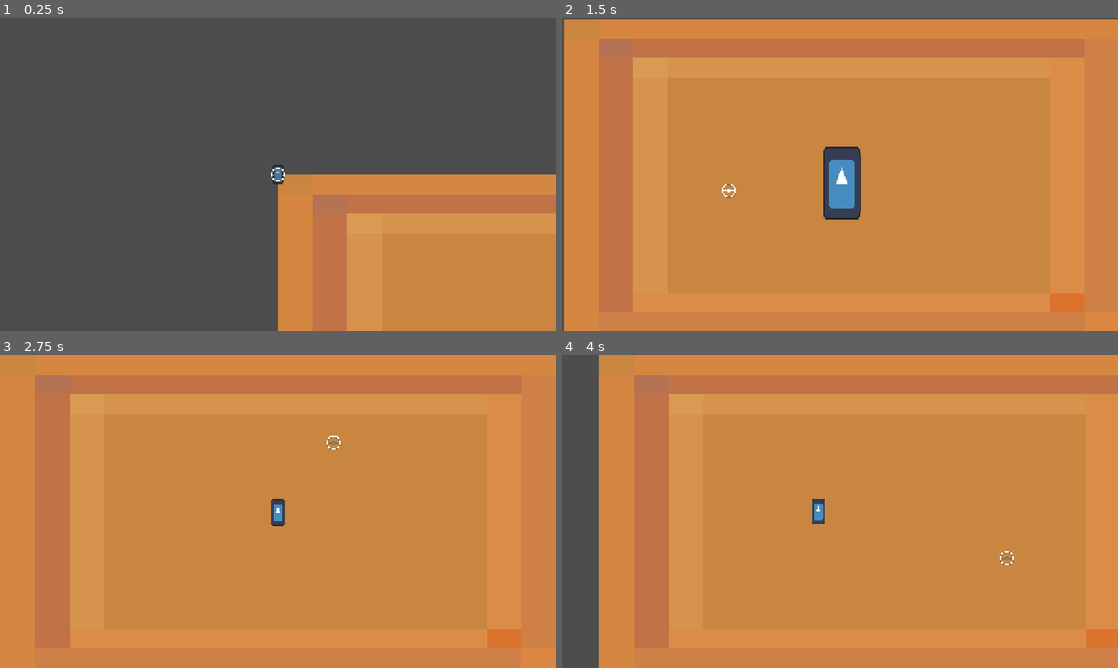
Above: before the commit, frames 1-4 (two rows, left to right).
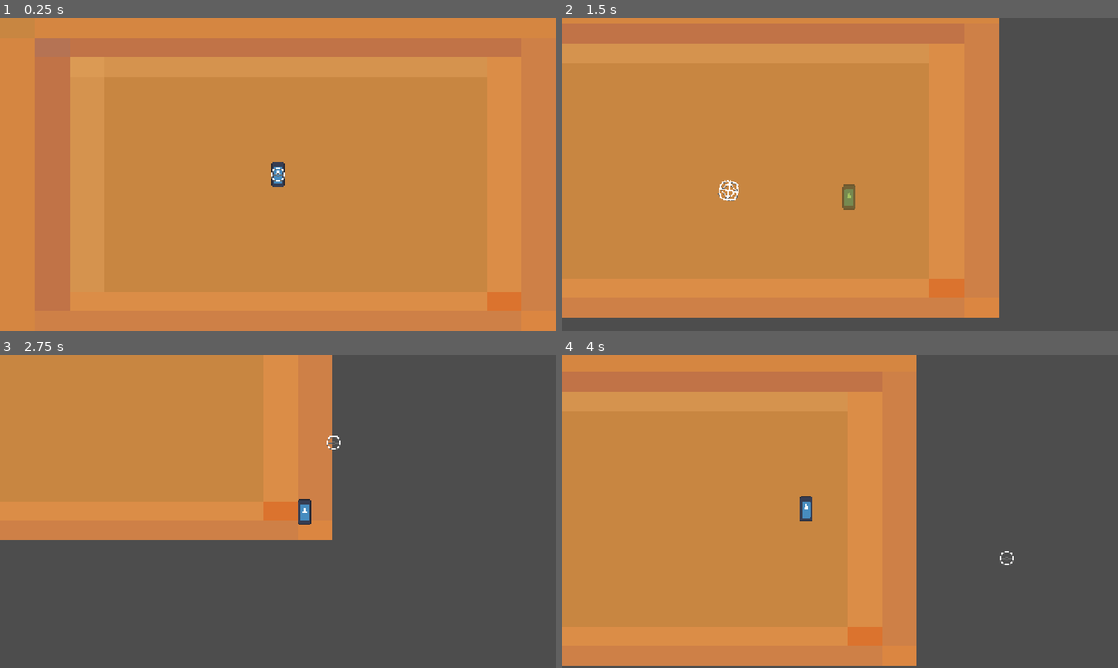
Above: after the commit, the same moments.

Repository: krockiedev/godotprojects
Game: Godot game, scene res://scenes/map.tscn
Same seed, same stepped clock (60 frames per second), same inputs: the game is played once before the commit and once after it. The engine's default icon, where the game draws it, is replaced by a stand-in: a white triangle on a blue panel in a dark square.
Inputs (mouse positions are in pixels of both pictures, inside the frame that each line leads up to):
- Up to frame 1 (0.25 s): no input
- Up to frame 2 (1.5 s): tap Enter at 0.5 s; move the mouse to (962, 158) at 0.52 s; hold D (right) 0.53-1.28 s; right-click (962, 158) at 0.6 s; click (962, 158) at 0.67 s; move the mouse to (728, 190) at 1.27 s; hold S (down) from 1.28 s (still down); right-click (728, 190) at 1.35 s; click (728, 190) at 1.42 s
- Up to frame 3 (2.75 s): move the mouse to (333, 442) at 2.02 s; release S (down) at 2.03 s; hold D (right) from 2.03 s (still down); right-click (333, 442) at 2.1 s; click (333, 442) at 2.17 s
- Up to frame 4 (4 s): move the mouse to (812, 574) at 2.77 s; release D (right) at 2.78 s; hold W (up) 2.78-3.53 s; right-click (812, 574) at 2.85 s; click (812, 574) at 2.92 s; move the mouse to (1006, 558) at 3.52 s; hold A (left) from 3.53 s (still down); right-click (1006, 558) at 3.6 s; click (1006, 558) at 3.67 s

The runs differ from the first frame. In frame 1, 76% of the frame differs, in the area x 0-100%, y 0-100%; in frame 2, 30%; in frame 3, 66%; in frame 4, 45%.

Commit message:
Added Adjustable Feature to Fall Zones, Added Roll
You can now add a zone that you can adjust using the property menu the size of the collision shape and they all do one thing which is make the player fall. Possible future updates including creating switch cases where sometimes it may be lava that burns the player or spikes, etc that we can just add as a exported variable that you can change in the viewport. Furthermore, you are now able to roll where you are invincible for the frames in which you roll.

Diff:
--- a/gungeon-like/project.godot
+++ b/gungeon-like/project.godot
@@ -47,6 +47,18 @@
 "events": [Object(InputEventKey,"resource_local_to_scene":false,"resource_name":"","device":-1,"window_id":0,"alt_press …(192 unchanged characters)…
 ]
 }
+dodge={
+"deadzone": 0.2,
+"events": [Object(InputEventMouseButton,"resource_local_to_scene":false,"resource_name":"","device":-1,"window_id":0,"alt_pressed":false,"shift_pressed":false,"ctrl_pressed":false,"meta_pressed":false,"button_mask":0,"position":Vector2(0, 0),"global_position":Vector2(0, 0),"factor":1.0,"button_index":2,"canceled":false,"pressed":false,"double_click":false,"script":null)
+]
+}
+
+[layer_names]
+
+2d_physics/layer_1="World / Walls"
+2d_physics/layer_2="Player Body"
+2d_physics/layer_3="Player Feet"
+2d_physics/layer_4="Hazard / Pits"
 
 [physics]
 
--- a/gungeon-like/scenes/fall_border.tscn
+++ b/gungeon-like/scenes/fall_border.tscn
@@ -3,13 +3,13 @@
 [ext_resource type="Script" uid="uid://c5vh6xal85en6" path="res://scripts/fall_border.gd" id="1_6c03t"]
 
 [sub_resource type="RectangleShape2D" id="RectangleShape2D_70ewr"]
-size = Vector2(1297, 20)
 
 [node name="FallBorder" type="Area2D" unique_id=1610036652]
+collision_layer = 8
+collision_mask = 4
 script = ExtResource("1_6c03t")
 
 [node name="CollisionShape2D" type="CollisionShape2D" parent="." unique_id=1977444025]
-position = Vector2(638.5, 0)
 shape = SubResource("RectangleShape2D_70ewr")
 
-[connection signal="body_entered" from="." to="." method="_on_body_entered"]
+[connection signal="area_entered" from="." to="." method="_on_body_entered"]
--- a/gungeon-like/scenes/map.tscn
+++ b/gungeon-like/scenes/map.tscn
@@ -3,6 +3,204 @@
 [ext_resource type="Texture2D" uid="uid://dhmyitarypj77" path="res://assets/placeholder_kit/16x16_red.png" id="1_4xfga"]
 [ext_resource type="PackedScene" uid="uid://fj1dv1xgdqmk" path="res://scenes/player.tscn" id="2_paxxb"]
 [ext_resource type="PackedScene" uid="uid://pdm35u51bvb2" path="res://scenes/fall_border.tscn" id="3_gldc4"]
+
+[sub_resource type="GDScript" id="GDScript_gldc4"]
+resource_local_to_scene = true
+script/source = "@tool
+extends Area2D
+
+@export var zone_size: Vector2 = Vector2(64, 64):
+	set(value):
+		zone_size = value
+		update_collision_shape()
+
+@onready var collision_shape: CollisionShape2D = $CollisionShape2D
+
+func _ready() -> void:
+	update_collision_shape()
+
+func update_collision_shape() -> void:
+	if not is_inside_tree() or not has_node(\"CollisionShape2D\"):
+		return
+
+	var shape_node = $CollisionShape2D
+
+	if not shape_node.shape is RectangleShape2D:
+		shape_node.shape = RectangleShape2D.new()
+	else:
+		shape_node.shape = shape_node.shape.duplicate()
+
+	shape_node.shape.size = zone_size
+
+func reset_player(player):
+	if Engine.is_editor_hint(): return
+
+	player.position = Vector2(640, 360)
+	player.scale = Vector2(3.0, 3.0)
+	player.modulate = Color(1, 1, 1, 1)
+	player.sprite.offset.y = 20.0
+	var spawn_tween = get_tree().create_tween().set_parallel(true)
+	spawn_tween.tween_property(player, \"scale\", Vector2(1.0, 1.0), 3)\\
+		.set_trans(Tween.TRANS_EXPO)
+	spawn_tween.tween_property(player.sprite, \"offset:y\", 0, 3)
+
+	await spawn_tween.finished
+	player.movement = true
+
+func fall_animation(player):
+	if Engine.is_editor_hint(): return
+
+	var fall_tween = get_tree().create_tween().set_parallel(true)
+	fall_tween.tween_property(player, \"scale\", Vector2(0.0, 0.0), 0.5)\\
+		.set_trans(Tween.TRANS_QUAD)\\
+		.set_ease(Tween.EASE_IN)
+	fall_tween.tween_property(player, \"modulate\", Color(0.7, 0.7, 0.7, 1), 0.5)
+
+	await fall_tween.finished
+	reset_player(player)
+
+func _on_body_entered(foot: Area2D) -> void:
+	if Engine.is_editor_hint(): return
+	print(\"Entered\")
+	var body = foot.get_parent()
+
+	if body and body.is_in_group(\"player\"):
+		body.velocity = Vector2.ZERO
+		body.movement = false
+		fall_animation(body)
+"
+
+[sub_resource type="GDScript" id="GDScript_0cso3"]
+resource_local_to_scene = true
+script/source = "@tool
+extends Area2D
+
+@export var zone_size: Vector2 = Vector2(64, 64):
+	set(value):
+		zone_size = value
+		update_collision_shape()
+
+@onready var collision_shape: CollisionShape2D = $CollisionShape2D
+
+func _ready() -> void:
+	update_collision_shape()
+
+func update_collision_shape() -> void:
+	if not is_inside_tree() or not has_node(\"CollisionShape2D\"):
+		return
+
+	var shape_node = $CollisionShape2D
+
+	if not shape_node.shape is RectangleShape2D:
+		shape_node.shape = RectangleShape2D.new()
+	else:
+		shape_node.shape = shape_node.shape.duplicate()
+
+	shape_node.shape.size = zone_size
+
+func reset_player(player):
+	if Engine.is_editor_hint(): return
+
+	player.position = Vector2(640, 360)
+	player.scale = Vector2(3.0, 3.0)
+	player.modulate = Color(1, 1, 1, 1)
+	player.sprite.offset.y = 20.0
+	var spawn_tween = get_tree().create_tween().set_parallel(true)
+	spawn_tween.tween_property(player, \"scale\", Vector2(1.0, 1.0), 3)\\
+		.set_trans(Tween.TRANS_EXPO)
+	spawn_tween.tween_property(player.sprite, \"offset:y\", 0, 3)
+
+	await spawn_tween.finished
+	player.movement = true
+
+func fall_animation(player):
+	if Engine.is_editor_hint(): return
+
+	var fall_tween = get_tree().create_tween().set_parallel(true)
+	fall_tween.tween_property(player, \"scale\", Vector2(0.0, 0.0), 0.5)\\
+		.set_trans(Tween.TRANS_QUAD)\\
+		.set_ease(Tween.EASE_IN)
+	fall_tween.tween_property(player, \"modulate\", Color(0.7, 0.7, 0.7, 1), 0.5)
+
+	await fall_tween.finished
+	reset_player(player)
+
+func _on_body_entered(foot: Area2D) -> void:
+	if Engine.is_editor_hint(): return
+	print(\"Entered\")
+	var body = foot.get_parent()
+
+	if body and body.is_in_group(\"player\"):
+		body.velocity = Vector2.ZERO
+		body.movement = false
+		fall_animation(body)
+"
+
+[sub_resource type="GDScript" id="GDScript_2klcf"]
+resource_local_to_scene = true
+script/source = "@tool
+extends Area2D
+
+@export var zone_size: Vector2 = Vector2(64, 64):
+	set(value):
+		zone_size = value
+		update_collision_shape()
+
+@onready var collision_shape: CollisionShape2D = $CollisionShape2D
+
+func _ready() -> void:
+	update_collision_shape()
+
+func update_collision_shape() -> void:
+	if not is_inside_tree() or not has_node(\"CollisionShape2D\"):
+		return
+
+	var shape_node = $CollisionShape2D
+
+	if not shape_node.shape is RectangleShape2D:
+		shape_node.shape = RectangleShape2D.new()
+	else:
+		shape_node.shape = shape_node.shape.duplicate()
+
+	shape_node.shape.size = zone_size
+
+func reset_player(player):
+	if Engine.is_editor_hint(): return
+
+	player.position = Vector2(640, 360)
+	player.scale = Vector2(3.0, 3.0)
+	player.modulate = Color(1, 1, 1, 1)
+	player.sprite.offset.y = 20.0
+	var spawn_tween = get_tree().create_tween().set_parallel(true)
+	spawn_tween.tween_property(player, \"scale\", Vector2(1.0, 1.0), 3)\\
+		.set_trans(Tween.TRANS_EXPO)
+	spawn_tween.tween_property(player.sprite, \"offset:y\", 0, 3)
+
+	await spawn_tween.finished
+	player.movement = true
+
+func fall_animation(player):
+	if Engine.is_editor_hint(): return
+
+	var fall_tween = get_tree().create_tween().set_parallel(true)
+	fall_tween.tween_property(player, \"scale\", Vector2(0.0, 0.0), 0.5)\\
+		.set_trans(Tween.TRANS_QUAD)\\
+		.set_ease(Tween.EASE_IN)
+	fall_tween.tween_property(player, \"modulate\", Color(0.7, 0.7, 0.7, 1), 0.5)
+
+	await fall_tween.finished
+	reset_player(player)
+
+func _on_body_entered(foot: Area2D) -> void:
+	if Engine.is_editor_hint(): return
+	print(\"Entered\")
+	var body = foot.get_parent()
+
+	if body and body.is_in_group(\"player\"):
+		body.velocity = Vector2.ZERO
+		body.movement = false
+		fall_animation(body)
+"
 
 [node name="Map" type="Node2D" unique_id=429894988]
 
@@ -12,10 +210,26 @@
 centered = false
 
 [node name="Player" parent="." unique_id=371891265 instance=ExtResource("2_paxxb")]
+position = Vector2(640, 360)
+can_shoot = true
 
 [node name="Borders" type="Node2D" parent="." unique_id=2053906787]
 
-[node name="FallBorder" parent="Borders" unique_id=1610036652 instance=ExtResource("3_gldc4")]
-
-[node name="FallBorder3" parent="Borders" unique_id=1241007147 instance=ExtResource("3_gldc4")]
-position = Vector2(0, 720)
+[node name="FallBorder1" parent="Borders" unique_id=1610036652 instance=ExtResource("3_gldc4")]
+position = Vector2(640, -16)
+zone_size = Vector2(1280, 30)
+
+[node name="FallBorder2" parent="Borders" unique_id=354375771 instance=ExtResource("3_gldc4")]
+position = Vector2(640, 736)
+script = SubResource("GDScript_gldc4")
+zone_size = Vector2(1280, 30)
+
+[node name="FallBorder3" parent="Borders" unique_id=1585449224 instance=ExtResource("3_gldc4")]
+position = Vector2(-16, 360)
+script = SubResource("GDScript_0cso3")
+zone_size = Vector2(30, 720)
+
+[node name="FallBorder4" parent="Borders" unique_id=1612441708 instance=ExtResource("3_gldc4")]
+position = Vector2(1296, 360)
+script = SubResource("GDScript_2klcf")
+zone_size = Vector2(30, 720)
--- a/gungeon-like/scenes/player.gd
+++ b/gungeon-like/scenes/player.gd
@@ -1,13 +1,24 @@
 extends CharacterBody2D
+
 @onready var sprite: Sprite2D = $Sprite2D
 @onready var crosshair: AnimatedSprite2D = $UI/Crosshair
+@onready var hitbox: CollisionShape2D = $CollisionShape2D
 
+enum State {NORMAL, DODGING}
 var movement = true
 @export var can_shoot = true
 const SPEED = 300.0
+const DODGE_SPEED = 500.0
+const DODGE_DURATION = 0.35
+
+@onready var dodge_timer: Timer = $Dodge
+
+var current_state: State = State.NORMAL
+var roll_direction := Vector2.ZERO
 
 func _ready() -> void:
 	Input.mouse_mode = Input.MOUSE_MODE_CONFINED_HIDDEN
+	dodge_timer.timeout.connect(on_dodge_finished)
 
 func _unhandled_input(event: InputEvent) -> void:
 	if event is InputEventMouseButton:
@@ -58,12 +69,40 @@
 		.set_trans(Tween.TRANS_CUBIC).set_ease(Tween.EASE_OUT)
 
 func _physics_process(delta: float) -> void:
+	if hitbox.disabled:
+		sprite.modulate = Color(0.5,1,0.5,0.5)
+	else:
+		sprite.modulate = Color(1,1,1,1)
+
 	if movement:
 		var direction := Input.get_vector("left", "right", "up", "down")
-		if direction:
-			velocity = direction * SPEED
-		else:
-			velocity = velocity.move_toward(Vector2.ZERO, SPEED)
+
+		match current_state:
+			State.NORMAL:
+				handle_normal(direction)
+			State.DODGING:
+				handle_dodge()
 
 	crosshair.global_position = crosshair.get_global_mouse_position()
 	move_and_slide()
+
+func dodge(direction):
+	hitbox.disabled = true
+	current_state = State.DODGING
+	roll_direction = direction.normalized()
+	dodge_timer.start()
+
+func handle_dodge():
+	velocity = roll_direction * DODGE_SPEED
+
+func on_dodge_finished():
+	current_state = State.NORMAL
+	hitbox.disabled = false
+
+func handle_normal(direction):
+	if direction:
+		velocity = direction * SPEED
+		if Input.is_action_just_pressed("dodge"):
+			dodge(direction)
+	else:
+		velocity = velocity.move_toward(Vector2.ZERO, SPEED)
--- a/gungeon-like/scenes/player.tscn
+++ b/gungeon-like/scenes/player.tscn
@@ -49,7 +49,12 @@
 "speed": 7.0
 }]
 
+[sub_resource type="RectangleShape2D" id="RectangleShape2D_qhqgy"]
+size = Vector2(28, 5)
+
 [node name="Player" type="CharacterBody2D" unique_id=371891265 groups=["player"]]
+collision_layer = 2
+collision_mask = 0
 script = ExtResource("1_g2els")
 can_shoot = false
 
@@ -70,3 +75,14 @@
 animation = &"shoot"
 frame = 2
 frame_progress = 1.0
+
+[node name="Dodge" type="Timer" parent="." unique_id=1053788211]
+wait_time = 0.35
+one_shot = true
+
+[node name="Area2D" type="Area2D" parent="." unique_id=1470117917]
+collision_layer = 4
+
+[node name="Feet" type="CollisionShape2D" parent="Area2D" unique_id=1258069208]
+position = Vector2(0, 25.5)
+shape = SubResource("RectangleShape2D_qhqgy")
--- a/gungeon-like/scripts/fall_border.gd
+++ b/gungeon-like/scripts/fall_border.gd
@@ -1,29 +1,62 @@
+@tool
 extends Area2D
 
+@export var zone_size: Vector2 = Vector2(64, 64):
+	set(value):
+		zone_size = value
+		update_collision_shape()
+
+@onready var collision_shape: CollisionShape2D = $CollisionShape2D
+
+func _ready() -> void:
+	update_collision_shape()
+
+func update_collision_shape() -> void:
+	if not is_inside_tree() or not has_node("CollisionShape2D"):
+		return
+
+	var shape_node = $CollisionShape2D
+
+	if not shape_node.shape is RectangleShape2D:
+		shape_node.shape = RectangleShape2D.new()
+	else:
+		shape_node.shape = shape_node.shape.duplicate()
+
+	shape_node.shape.size = zone_size
+
 func reset_player(player):
-	player.position = Vector2(640,360)
-	player.scale = Vector2(3.0,3.0)
-	player.modulate = Color(1,1,1,1)
+	if Engine.is_editor_hint(): return
+
+	player.position = Vector2(640, 360)
+	player.scale = Vector2(3.0, 3.0)
+	player.modulate = Color(1, 1, 1, 1)
 	player.sprite.offset.y = 20.0
 	var spawn_tween = get_tree().create_tween().set_parallel(true)
-	spawn_tween.tween_property(player,"scale", Vector2(1.0,1.0),3)\
-	.set_trans(Tween.TRANS_EXPO)
-	spawn_tween.tween_property(player.sprite,"offset:y", 0,3)
+	spawn_tween.tween_property(player, "scale", Vector2(1.0, 1.0), 3)\
+		.set_trans(Tween.TRANS_EXPO)
+	spawn_tween.tween_property(player.sprite, "offset:y", 0, 3)
 
 	await spawn_tween.finished
 	player.movement = true
 
 func fall_animation(player):
+	if Engine.is_editor_hint(): return
+
 	var fall_tween = get_tree().create_tween().set_parallel(true)
-	fall_tween.tween_property(player, "scale", Vector2(0.0,0.0),0.5)\
+	fall_tween.tween_property(player, "scale", Vector2(0.0, 0.0), 0.5)\
 		.set_trans(Tween.TRANS_QUAD)\
 		.set_ease(Tween.EASE_IN)
-	fall_tween.tween_property(player,"modulate", Color(0.7,0.7,0.7,1),0.5)
+	fall_tween.tween_property(player, "modulate", Color(0.7, 0.7, 0.7, 1), 0.5)
 
 	await fall_tween.finished
 	reset_player(player)
-func _on_body_entered(body: Node2D) -> void:
-	if body.is_in_group("player"):
+
+func _on_body_entered(foot: Area2D) -> void:
+	if Engine.is_editor_hint(): return
+	print("Entered")
+	var body = foot.get_parent()
+
+	if body and body.is_in_group("player"):
 		body.velocity = Vector2.ZERO
 		body.movement = false
 		fall_animation(body)
